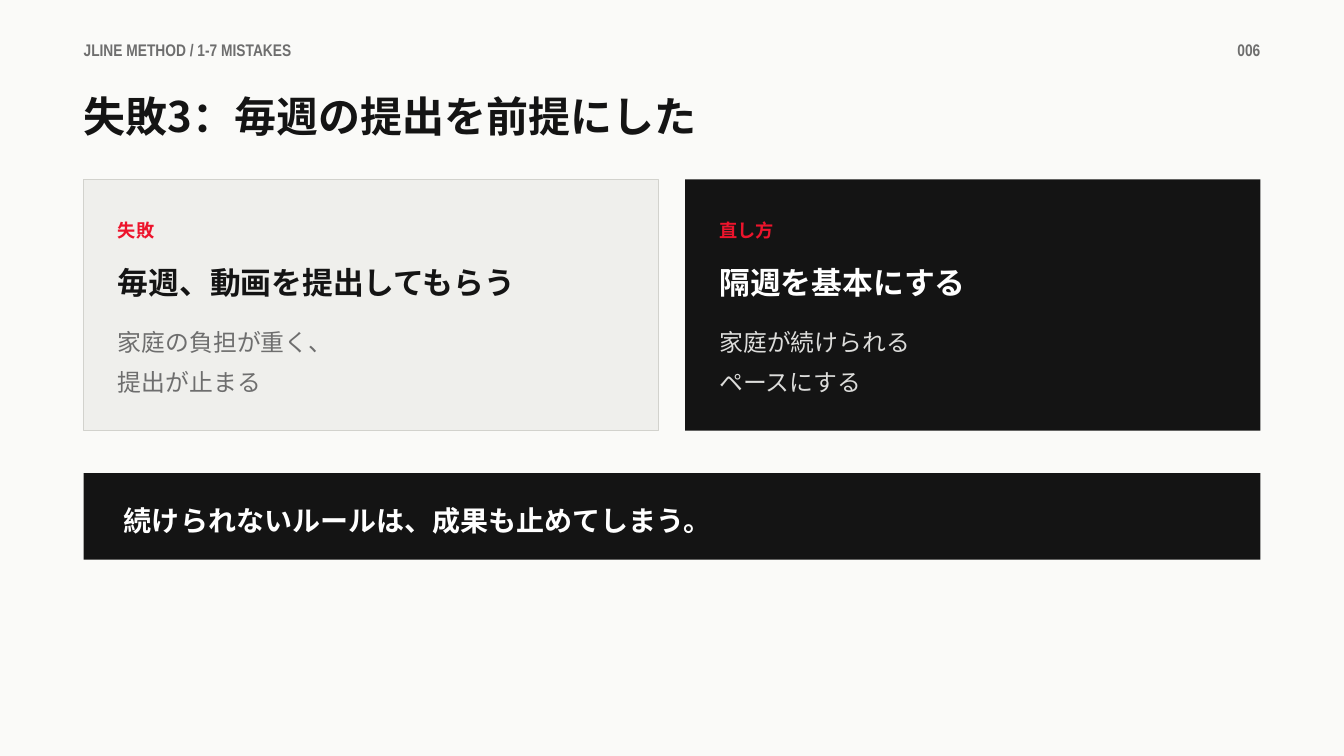
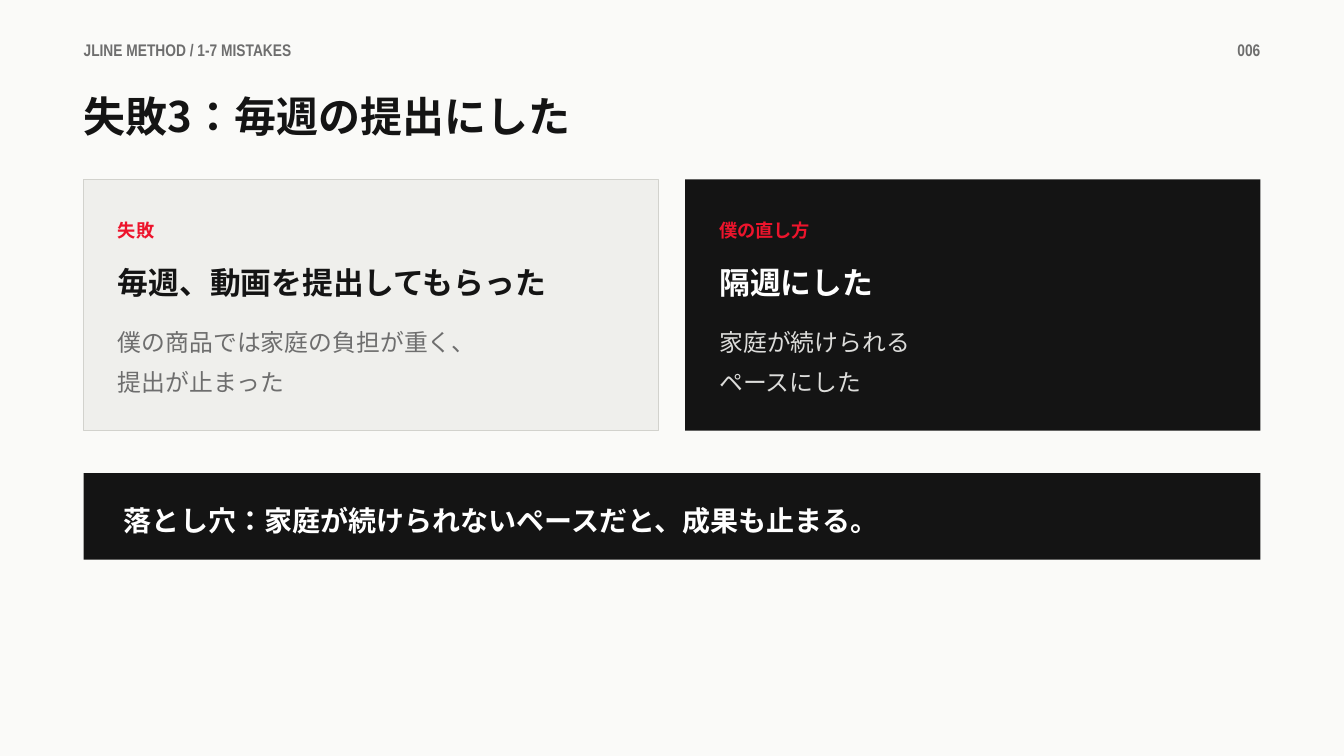
Before and after one commit to takafumisuzuki1117-sys/takafumi_suzuki, a slide deck: slide 6 of JLINEメソッド/教材/1章/1-7_商品設計の失敗例.pptx. Drawn at 1344x756 pixels with LibreOffice and Linux fonts; fonts in the diff are those of the drawing. Boxes give left, top, right and bottom in pixels: in the first picture for what was removed or moved away, otherwise in the second. Text is boxed around its words. In the diff, an @@ line names an element or a change of style, - is before the commit and + after.

```diff
--- a/JLINEメソッド/教材/1章/1-7_商品設計の失敗例.pptx
+++ b/JLINEメソッド/教材/1章/1-7_商品設計の失敗例.pptx
@@ text at bbox=[84, 96, 571, 136]: text changed @@
-失敗3：毎週の提出を前提にした
+失敗3：毎週の提出にした
@@ text at bbox=[719, 221, 810, 239]: text changed @@
-直し方
+僕の直し方
@@ text at bbox=[118, 268, 546, 297]: text changed @@
-毎週、動画を提出してもらう
+毎週、動画を提出してもらった
@@ text at bbox=[719, 268, 873, 297]: text changed @@
-隔週を基本にする
+隔週にした
@@ text at bbox=[118, 331, 476, 393]: text changed @@
-家庭の負担が重く、
-提出が止まる
+僕の商品では家庭の負担が重く、
+提出が止まった
@@ text at bbox=[719, 372, 861, 392]: text changed @@
-ペースにする
+ペースにした
@@ text at bbox=[124, 507, 879, 534]: text changed @@
-続けられないルールは、成果も止めてしまう。
+落とし穴：家庭が続けられないペースだと、成果も止まる。
```
Also in this commit, not shown: 8 other slides changed, 27 other files.
